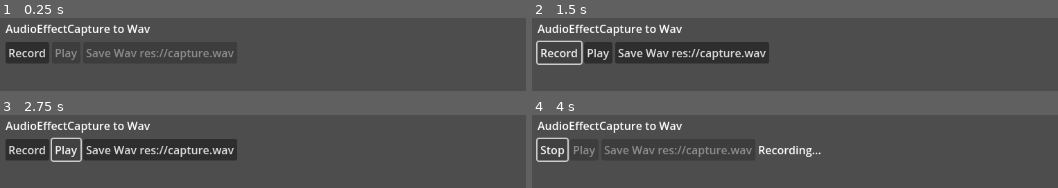
Above: before the commit, frames 1-4 (two rows, left to right).
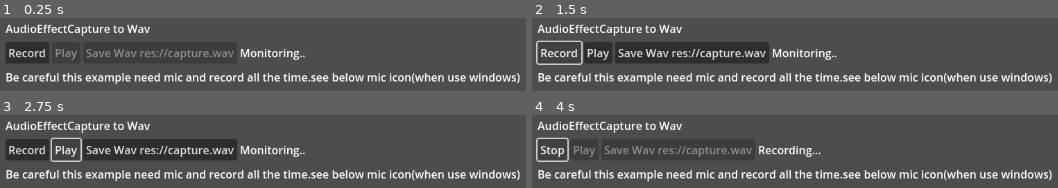
Above: after the commit, the same moments.

Repository: akjava/MyGodotAudioExamples
Game: Godot game, scene res://effect_capture_to_wav.tscn
Same seed, same stepped clock (60 frames per second), same inputs: the game is played once before the commit and once after it.
Inputs:
- Up to frame 1 (0.25 s): no input
- Up to frame 2 (1.5 s): click "Record" at 0.5 s; click "Stop" at 1.25 s
- Up to frame 3 (2.75 s): click "Play" at 2 s
- Up to frame 4 (4 s): click "Play" at 2.75 s; click "Record" at 3.5 s

The runs differ from the first frame. In frame 1, 6.8% of the frame differs, in the area x 1-99%, y 42-92%; in frame 2, 6.8%; in frame 3, 6.8%; in frame 4, 6.0%.

Commit message:
add extra info

Diff:
--- a/effect_capture_to_wav.gd
+++ b/effect_capture_to_wav.gd
@@ -75,7 +75,7 @@
 		#$SaveButton.disabled = false
 
 		find_child("RecordButton").text = "Record"
-		find_child("Status").text = ""
+		find_child("Status").text = "Monitoring.."
 		is_recording = false
 		wav.set_data(wav_bytes)
 	else:
--- a/effect_capture_to_wav.tscn
+++ b/effect_capture_to_wav.tscn
@@ -45,6 +45,14 @@
 
 [node name="Status" type="Label" parent="MarginContainer/VBoxContainer/HBoxContainer"]
 layout_mode = 2
+text = "Monitoring.."
+
+[node name="HBoxContainer3" type="HBoxContainer" parent="MarginContainer/VBoxContainer"]
+layout_mode = 2
+
+[node name="Label" type="Label" parent="MarginContainer/VBoxContainer/HBoxContainer3"]
+layout_mode = 2
+text = "Be careful this example need mic and record all the time.see below mic icon(when use windows)"
 
 [node name="AudioStreamRecord" type="AudioStreamPlayer" parent="."]
 stream = SubResource("AudioStreamMicrophone_n7l6k")
Not shown, added: capture.wav.import
Not shown, changed: .gitignore
Not shown, changed: README.md
Not shown, added: capture.wav
